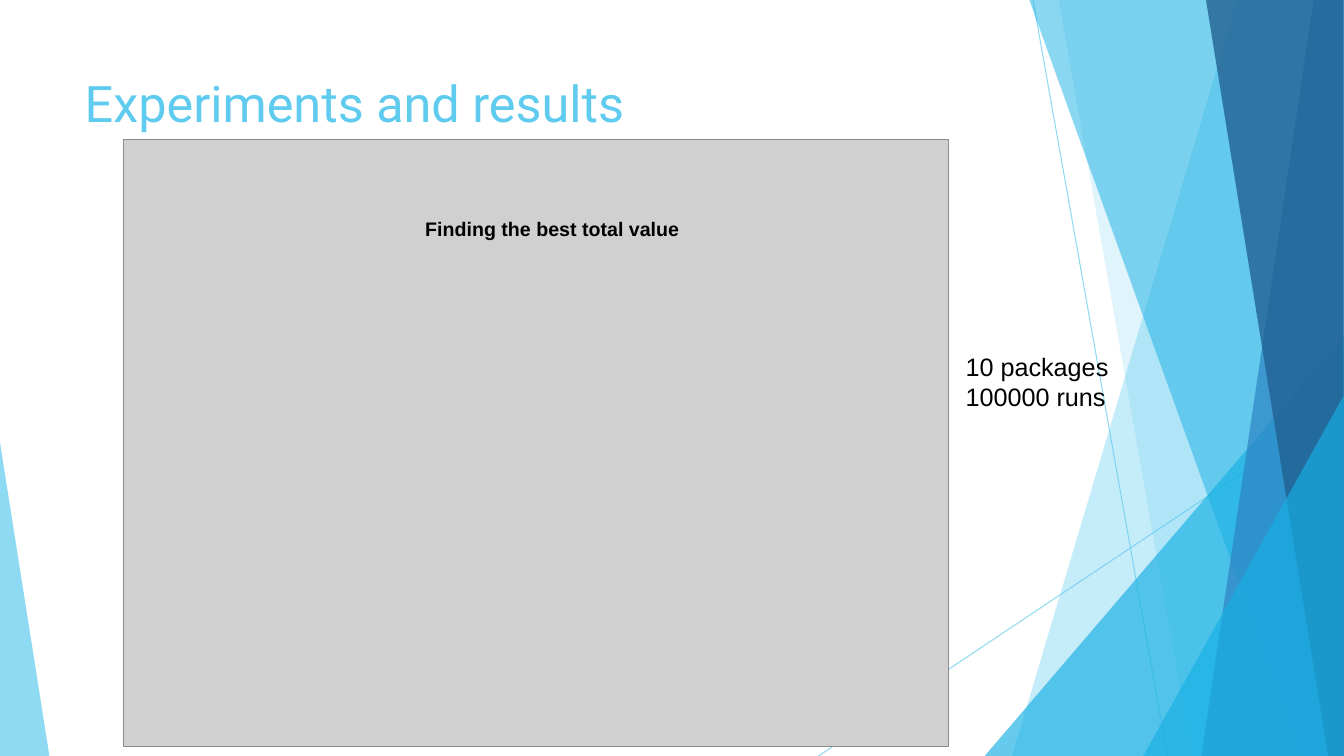
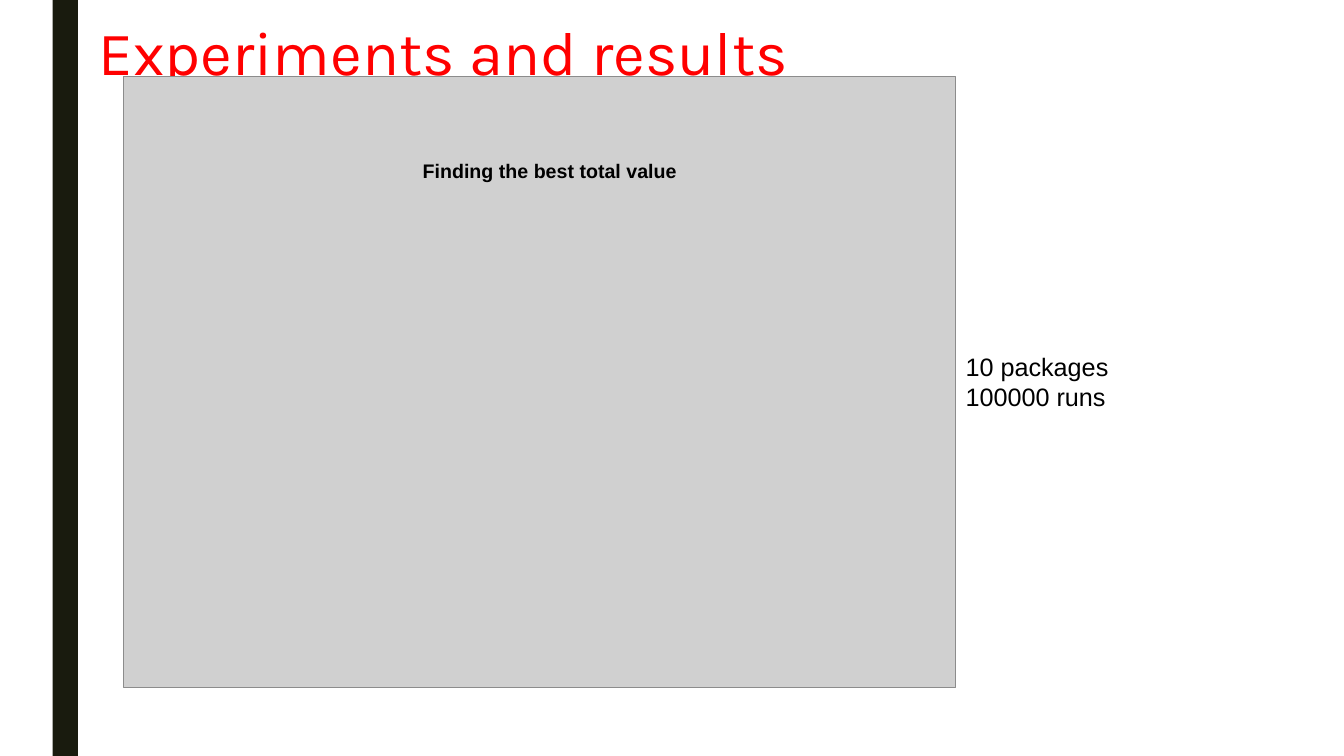
Before and after one commit to swengeler/PP3, a slide deck: slide 9 of Report, presentation and related stuff/Knapsack_problem.pptx (slide 6 before the commit). Drawn at 1344x756 pixels with LibreOffice and Linux fonts; fonts in the diff are those of the drawing; grey boxes stand for pictures. Boxes give left, top, right and bottom in pixels: in the first picture for what was removed or moved away, otherwise in the second. Text is boxed around its words. In the diff, an @@ line names an element or a change of style, - is before the commit and + after.

```diff
--- a/Report, presentation and related stuff/Knapsack_problem.pptx
+++ b/Report, presentation and related stuff/Knapsack_problem.pptx
@@ rectangle added at (x1=52, y1=0, x2=78, y2=756), fill #191B0E @@
@@ title "Experiments and results" moved from (x1=85, y1=84, x2=624, y2=132) to (x1=99, y1=32, x2=787, y2=90) @@
@@ title "Experiments and results" at (x1=99, y1=32, x2=787, y2=90): size 36 to 44 pt, font Roboto to Karla, text colour #5FCBEF to #FF0000; line spacing 1 to 0.89 @@
@@ picture resized from (x1=124, y1=140, x2=949, y2=747) to (x1=124, y1=77, x2=956, y2=689) @@
@@ text "Finding the best total value" moved from (x1=425, y1=221, x2=679, y2=240) to (x1=423, y1=163, x2=676, y2=182) @@
@@ group removed at (x1=0, y1=0, x2=1344, y2=756): 5 freeform shapes, 3 triangles, 2 lines @@
```
Also in this commit, not shown: 15 other slides changed, 9 slides added, 1 slide removed.
